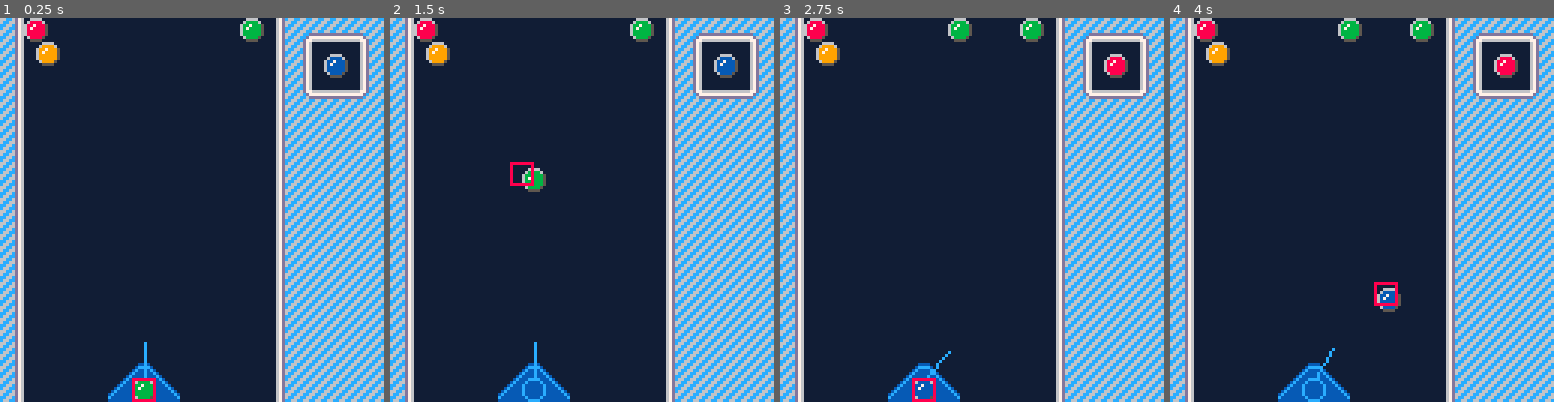
Above: before the commit, frames 1-4 (left to right).
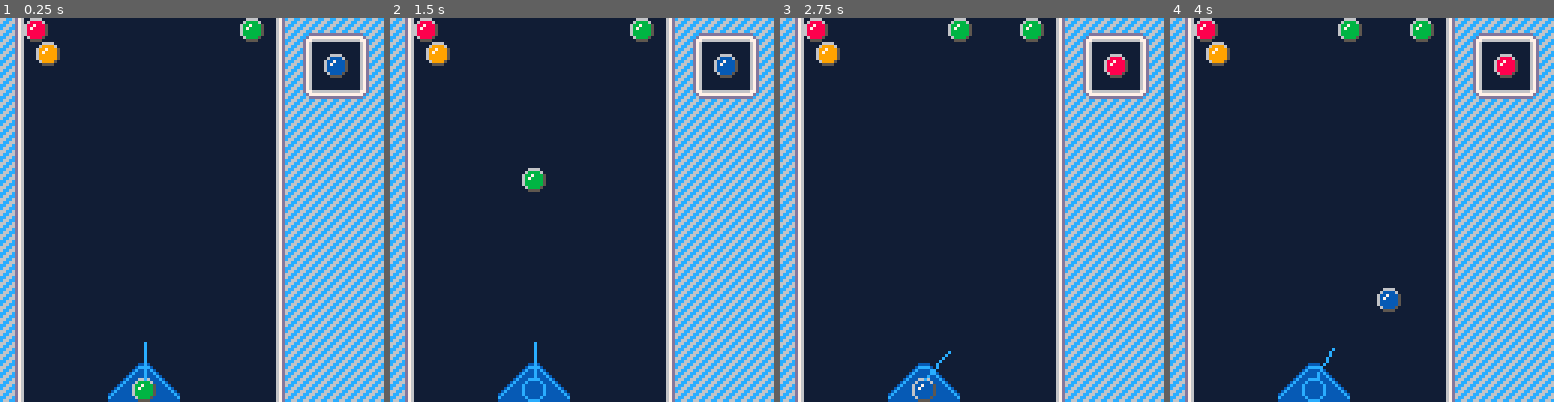
Above: after the commit, the same moments.

Repository: kallanreed/pico8_games
Game: PICO-8 cartridge bubbles.p8
Same seed, same stepped clock (60 frames per second), same inputs: the game is played once before the commit and once after it.
Inputs:
- Up to frame 1 (0.25 s): no input
- Up to frame 2 (1.5 s): tap X (X key) at 0.33, 1.07 s
- Up to frame 3 (2.75 s): hold Right 1.6-2.1 s; tap X (X key) at 1.85 s; hold Right from 2.47 s (still down)
- Up to frame 4 (4 s): tap X (X key) at 2.97 s; release Right at 3.03 s; hold Left 3.08-3.58 s

The runs differ from the first frame. In frame 1, 0.2% of the frame differs, in the area x 34-41%, y 93-100%; in frame 2, 0.2%; in frame 3, 0.2%; in frame 4, 0.2%.

Commit message:
rough collision work

Diff:
--- a/bubbles.p8
+++ b/bubbles.p8
@@ -14,13 +14,17 @@
  preview=bub(108,12,0,0,3)
  ●=bub(0,0,0,0,1)
  gun={
-  a=90,r=12,x2=0,y2=0,
   x1=48,y1=120,
+  x2=0,y2=0,
+  a=90,r=12,
   ax=0,ay=0
  }
 
  update_gun()
  ●:reset()
+
+ rx1=0 ry1=0 rx2=0 ry2=0
+ tbi1=0 tbi2=0
 end
 
 function update_gun()
@@ -69,11 +73,32 @@
   gun.x2,gun.y2,12)
 
  -- debug
- local curri=px2b(●.x+3,●.y+3)
- rx,ry=b2px(curri)
- rect(rx,ry,rx+7,ry+7,8)
+ --local ci=px2b(●.x+3,●.y+3)
+ --rx,ry=b2px(ci)
+ --rect(rx,ry,rx+,ry+7,8)
+ --rx,ry=b2px(tbi1)
+ --rect(rx,ry,rx+7,ry+7,9)
+ --rx,ry=b2px(tbi2)
+ --rect(rx,ry,rx+7,ry+7,9)
+
+ --rect(rx1,ry1,rx2,ry2,11)
 
  pal({[0]=129,1,2,3,4,5,6,7,8,9,10,139,12,13,140,132},1)
+end
+
+--[[
+0 1 2 3 4 5
+ 0 1 2 3 4 5
+0 1 2 3 4 5
+]]
+
+function get_up(i)
+ local y=flr(i/10)
+ local x=i%10
+ y-=1 x2=1
+ if (band(y,1)==1) x2=-1
+
+ return y*10+x,y*10+(x+x2)
 end
 
 function update_bubble(b)
@@ -86,11 +111,27 @@
   sfx(33)
  end
 
- -- todo
- -- collision
-
- if ny<=0 then
-  local bi=px2b(nx+4,0)
+ local bi=px2b(nx+4,ny+4)
+ local nb=board[bi]
+
+ rx1=b.x rx2=b.x+7
+ ry1=b.y-4 ry2=b.y+4
+
+ tbi1,tbi2=get_up(bi)
+
+ local t1x,t1y=b2px(tbi1)
+ local t2x,t2y=b2px(tbi2)
+
+ o1=overlaps(
+  {x=nx,y=ny,w=8,h=8},
+  {x=t1x,y=t1y,w=8,h=8})
+  and board[tbi1] != nil
+ o2=overlaps(
+  {x=nx,y=ny,w=8,h=8},
+  {x=t2x,y=t2y,w=8,h=8})
+  and board[tbi2] != nil
+
+ if ny<=0 or o1 or o2 then
   board[bi]=b.col
   b:reset()
   return
@@ -111,16 +152,19 @@
   x=x,y=y,dx=dx,dy=dy,col=col,
 
   update=update_bubble,
+
   draw=function(my)
    draw_bubble(my.x,my.y,my.col)
   end,
+
   reset=function(my)
    my.x=gun.x1-4
    my.y=gun.y1
    my.dx=0
    my.dy=0
    my.col=preview.col
-   preview.col=flr(rnd(4)+1)
+   preview.col=
+    ceil(rnd(#bub_col))
   end
  }
 end
@@ -134,6 +178,13 @@
 
 function to_pxl(x,y)
  return x*8,y*8
+end
+
+-- get next sprite
+function nxt(i,_min,_max)
+ i+=1
+ if (i>=_min and i<=_max) return i
+ return _min
 end
 
 -- board index to pixels
@@ -162,14 +213,77 @@
  return mid(-max_v,val,max_v)
 end
 
+function overlaps(a,b)
+ local ax2=a.x+a.w-1
+ local ay2=a.y+a.h-1
+ local bx2=b.x+b.w-1
+ local by2=b.y+b.h-1
+ -- no overlap if any true
+ return not (ax2<b.x
+          or a.x>bx2
+          or ay2<b.y
+          or a.y>by2)
+end
+
+-- true if any pixels overlap
+-- needs {sp,x,y,w,h}
+-- doesn't account for flip
+function pxl_overlap(a,b)
+ local offx=b.x-a.x
+ local offy=b.y-a.y
+
+ local rx1=a.x
+ local rx2=min(a.w+a.x,
+               b.w+b.x)-1
+ local ry1=a.y
+ local ry2=min(a.h+a.y,
+               b.h+b.y)-1
+
+ if offx>0 then
+  -- left b is left r
+  rx1=b.x
+  rx2=b.x+min(b.w,a.w-offx)-1
+ elseif offx<0 then
+  -- left a is left r
+  rx1=a.x
+  rx2=a.x+min(a.w,b.w+offx)-1
+ end
+
+ if offy>0 then
+  -- top of b is top r
+  ry1=b.y
+  ry2=b.y+min(b.h,a.h-offy)-1
+ elseif offy<0 then
+  -- top of a is top r
+  ry1=a.y
+  ry2=a.y+min(a.h,b.h+offy)-1
+ end
+
+ local aoffx=rx1-a.x
+ local aoffy=ry1-a.y
+ local boffx=rx1-b.x
+ local boffy=ry1-b.y
+
+ for x=0,(rx2-rx1) do
+  for y=0,(ry2-ry1) do
+   local pa=spget(a.sp,aoffx+x,aoffy+y)
+   local pb=spget(b.sp,boffx+x,boffy+y)
+   if pa>0 and pb>0 then
+    return true
+   end
+  end
+ end
+
+ return false
+end
 __gfx__
-000000000066660066cc66cc67dc66cc66cc66cc000067dc6666666666cc6d7666cc66cc66cc66cc006666000000000000000000000000000000000000000000
-00000000061111606cc66cc667d66cc66cc66cc6000067d6777777776cc66d766cc66cc66cc66cc6061111600066660000000000000000000000000000000000
-0070070061171115cc66cc6667d6cc66cc66cc66000067d6ddddddddcc66cd76cc66cc66cc66cc66611711150611116000000000000000000000000000000000
-0007700061711115c66cc66c67dcc66cc66cc66c000067dcc66cc66cc66ccd76c66cc66cc66cc66c617111156117111500000000000000000000000000000000
-000770006111111566cc66cc67dc66cc66cc66cc000067dc66cc66cc66cc6d7666cc66cc66cc66cc611111156171111500000000000000000000000000000000
-00700700611111156cc66cc667d66cc6dddddddd000067d66cc66cc66cc66d766cc66ccddcc66cc6611111156111111500000000000000000000000000000000
-0000000006111150cc66cc6667d6cc6677777777000067d6cc66cc66cc66cd76cc66ccd77d66cc66061111500611115000000000000000000000000000000000
+000000000066660066cc66cc67dc66cc66cc66cc000067dc6666666666cc6d7666cc66cc66cc66cc006666000000000000666600000000000000000000000000
+00000000061111606cc66cc667d66cc66cc66cc6000067d6777777776cc66d766cc66cc66cc66cc6061111600066660006111160000000000000000000000000
+0070070061171115cc66cc6667d6cc66cc66cc66000067d6ddddddddcc66cd76cc66cc66cc66cc66611711150611116061171115000000000000000000000000
+0007700061711115c66cc66c67dcc66cc66cc66c000067dcc66cc66cc66ccd76c66cc66cc66cc66c617111156117111561711115000000000000000000000000
+000770006111111566cc66cc67dc66cc66cc66cc000067dc66cc66cc66cc6d7666cc66cc66cc66cc611111156171111561111115000000000000000000000000
+00700700611111156cc66cc667d66cc6dddddddd000067d66cc66cc66cc66d766cc66ccddcc66cc6611111156111111506111150000000000000000000000000
+0000000006111150cc66cc6667d6cc6677777777000067d6cc66cc66cc66cd76cc66ccd77d66cc66061111500611115000555500000000000000000000000000
 0000000000555500c66cc66c67dcc66c66666666000067dcc66cc66cc66ccd76c66ccd7777dcc66c005555000055550000000000000000000000000000000000
 000000000000000000000000000000000000000000000000000000000000000066cc6d7777dc66cc000000000000000000000000000000000000000000000000
 00000000000000000000000000000000000000000000000000000000000000006cc66cd77dc66cc6000000000000000000000000000000000000000000000000
